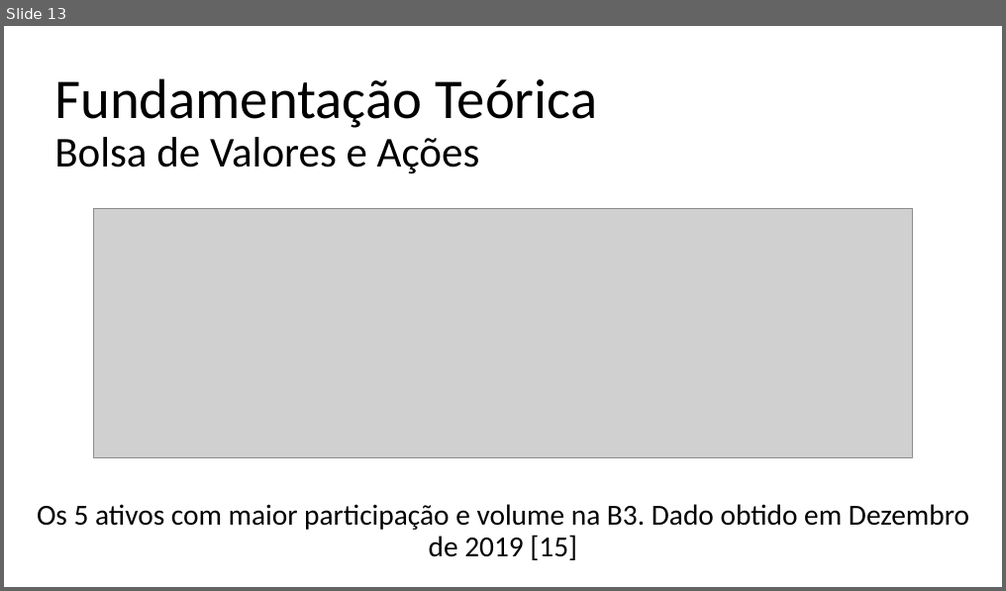
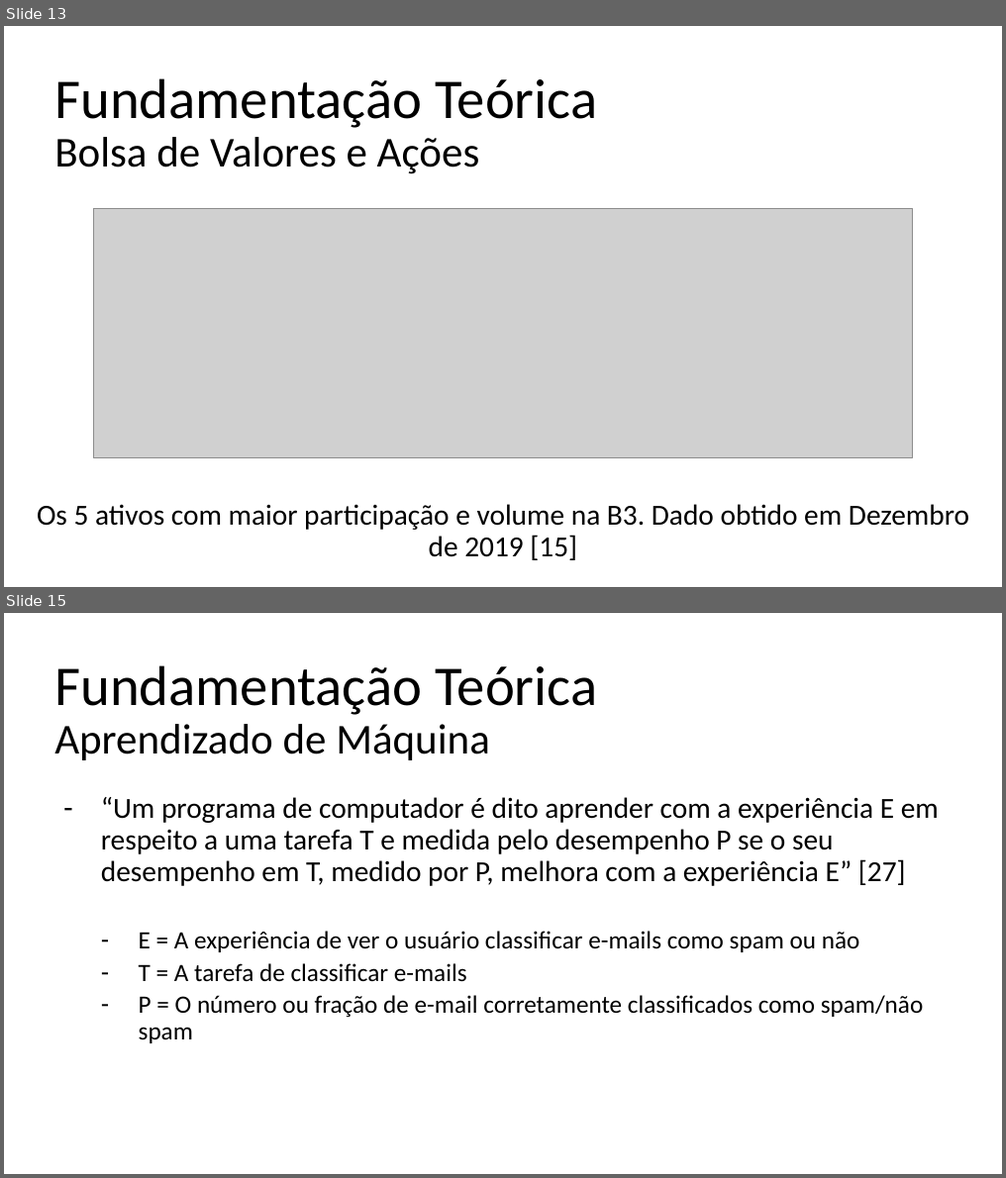
Before and after one commit to lgcanto/tcc, a slide deck: TCC_LGC_V1.pptx. Shown one above the other, each under a label of ours: slide 13 before the commit, slides 13 and 15 after it; the slides between them are not shown. The pictures are 1006x591 and 1006x1178 pixels, drawn with LibreOffice and Linux fonts; fonts in the diff are those of the drawing; grey boxes stand for pictures. Boxes give left, top, right and bottom in pixels: in the first picture for what was removed or moved away, otherwise in the second. Text is boxed around its words. In the diff, an @@ line names an element or a change of style, - is before the commit and + after.

```diff
--- a/TCC_LGC_V1.pptx
+++ b/TCC_LGC_V1.pptx
@@ slide 15 added at [4,613,1002,1174], background #FFFFFF @@
@@ title added at [54,665,597,761], 54 pt, text #000000 @@
+Fundamentação Teórica
+Aprendizado de Máquina
@@ subtitle added at [101,797,939,1044], 28 pt, text #000000 @@
+– “Um programa de computador é dito aprender com a experiência E em respeito a uma tarefa T e medida pelo desempenho P se o seu desempenho em T, medido por P, melhora com a experiência E” [27]
+  – E = A experiência de ver o usuário classificar e-mails como spam ou não
+  – T = A tarefa de classificar e-mails
+  – P = O número ou fração de e-mail corretamente classificados como spam/não spam
```
Also in this commit, not shown: 2 slides changed, 28 other slides added, 2 slides removed.
